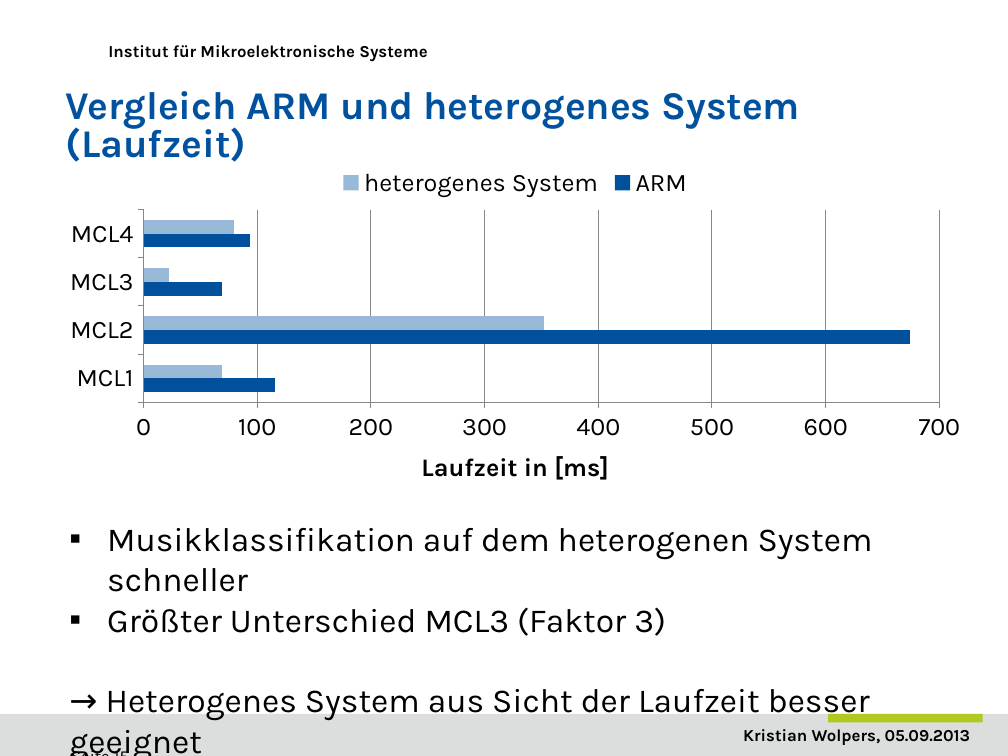
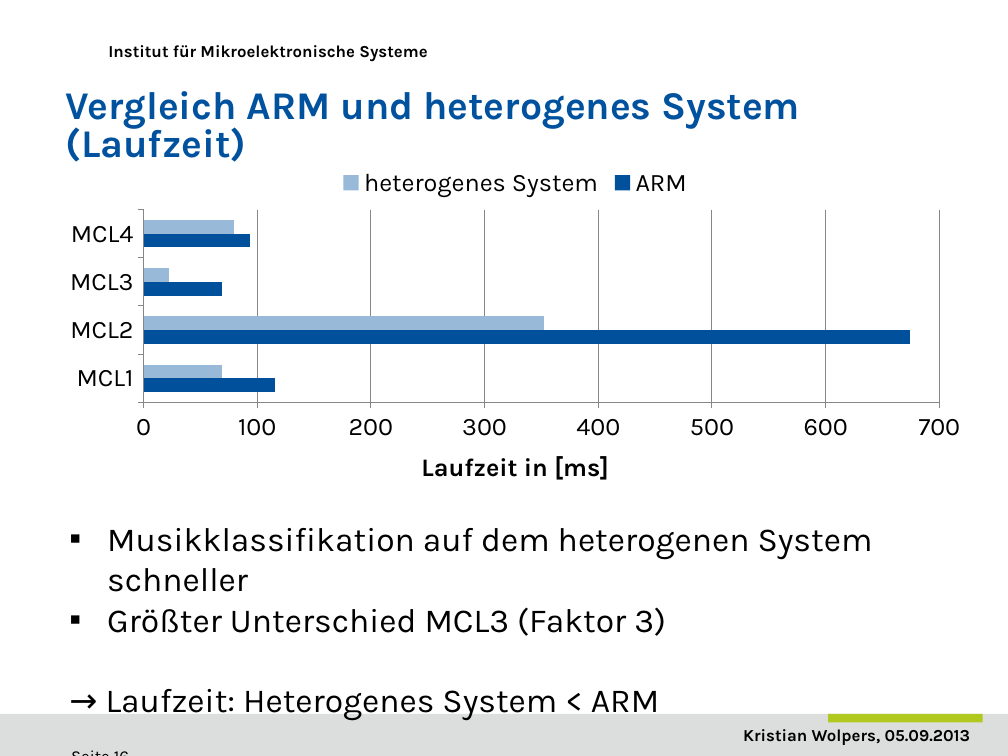
Before and after one commit to DuncanSin/Masterarbeit, a slide deck: slide 16 of Speech/Praesentation1.pptx (slide 15 before the commit). Drawn at 1008x756 pixels with LibreOffice and Linux fonts; fonts in the diff are those of the drawing; background and template pictures are left out. Boxes give left, top, right and bottom in pixels: in the first picture for what was removed or moved away, otherwise in the second. Text is boxed around its words. In the diff, an @@ line names an element or a change of style, - is before the commit and + after.

Commit message:
Update

```diff
--- a/Speech/Praesentation1.pptx
+++ b/Speech/Praesentation1.pptx
@@ text at (106,689,659,721): text changed @@
-→ Heterogenes System aus Sicht der Laufzeit besser geeignet
+→ Laufzeit: Heterogenes System < ARM
```
Also in this commit, not shown: 8 other slides changed, 4 slides added, 3 slides removed.
